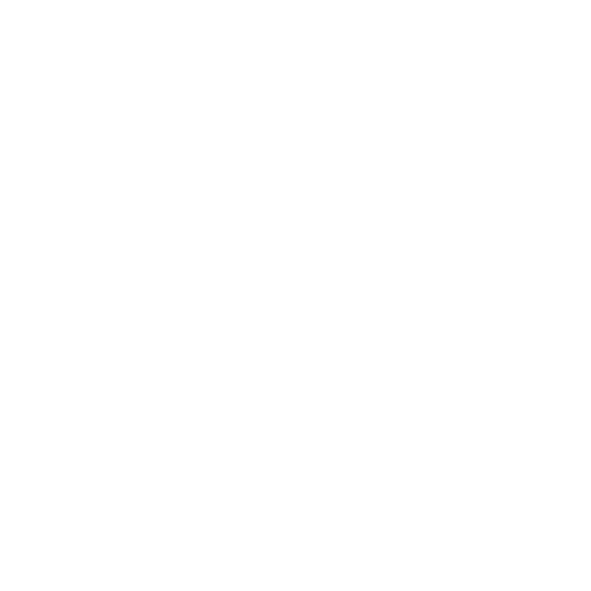
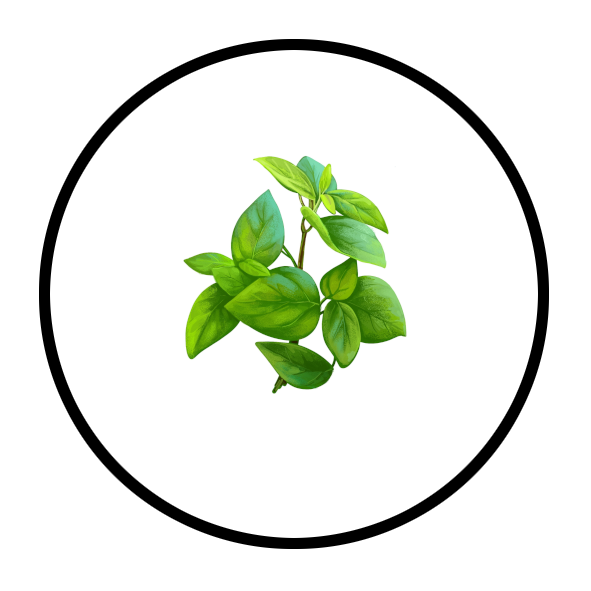
Revision of a layered 591 x 591 image; what changed, layer by layer:
added layer "shutterstock_2165031649.jpg" above "border" over [183,155,407,394]
added layer "border" above "Background" over [39,39,549,549]
added layer "back #1" over [39,39,549,549]
